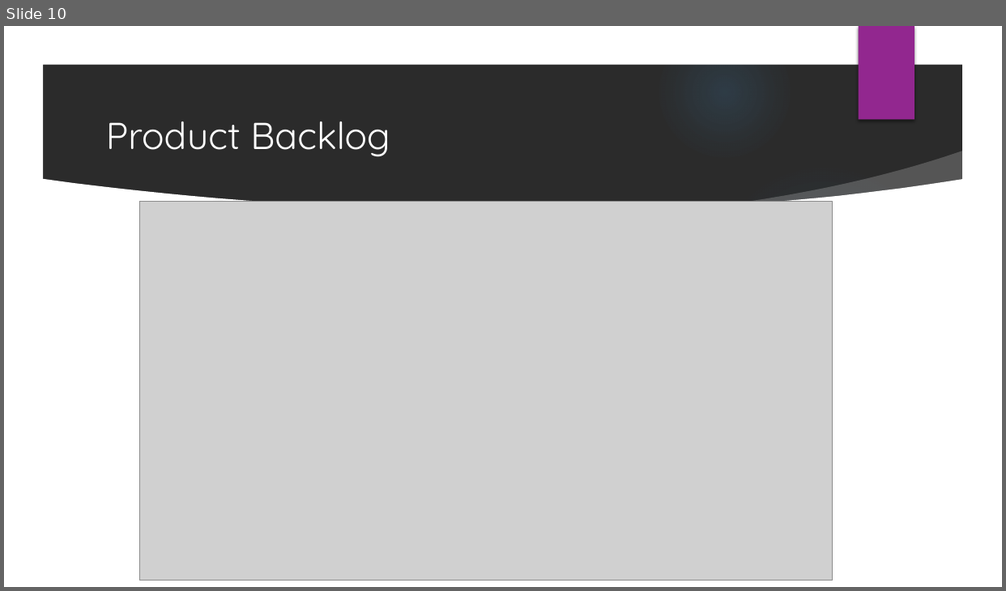
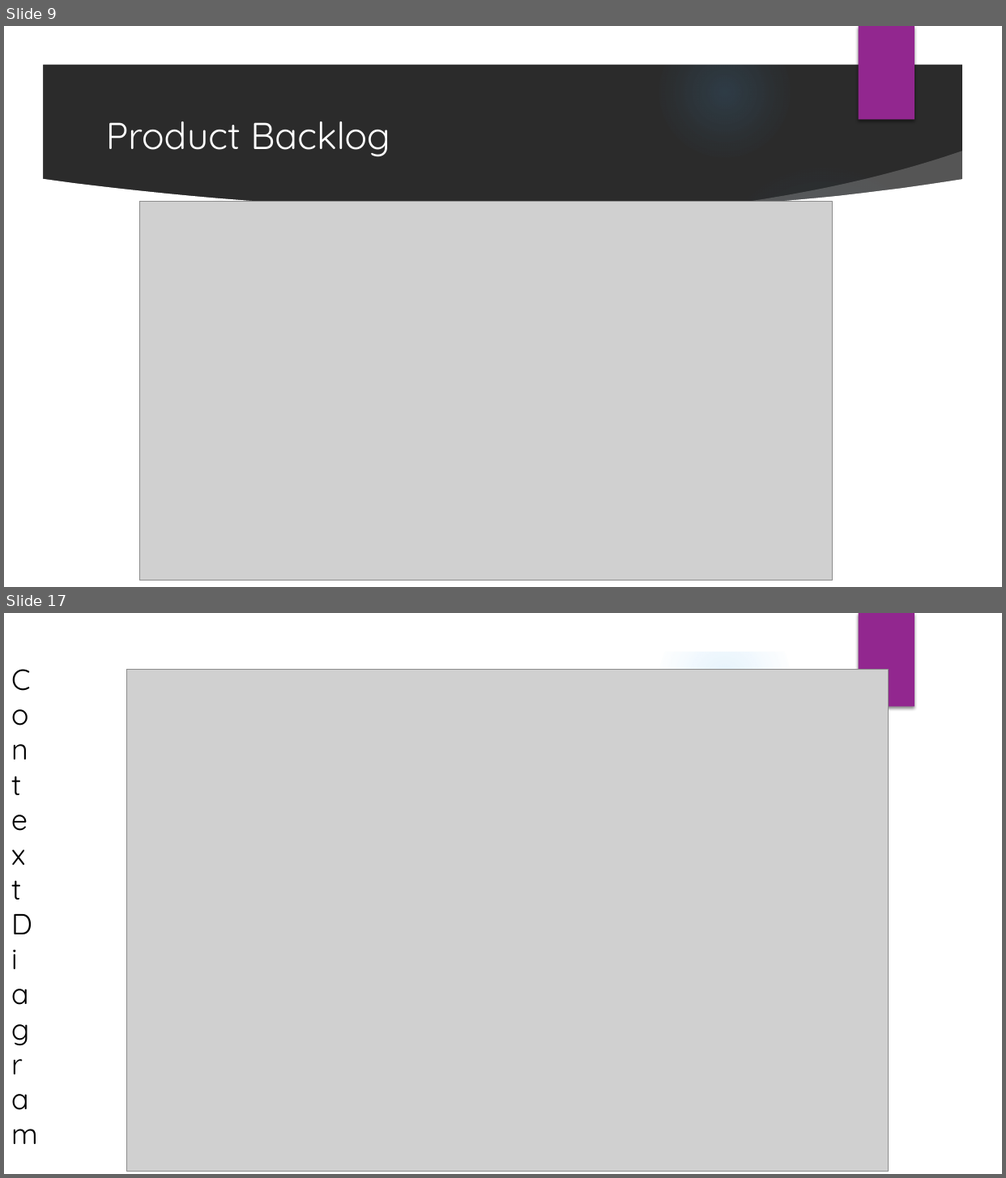
Before and after one commit to ernestosanchezmatos/OPEN_SOURCE, a slide deck: Documentacion/MyE_Demo.pptx. Shown one above the other, each under a label of ours: slide 10 before the commit, slides 9 and 17 after it; the slides between them are not shown. The pictures are 1006x591 and 1006x1178 pixels, drawn with LibreOffice and Linux fonts; fonts in the diff are those of the drawing; grey boxes stand for pictures; background and template pictures are left out; a plain dark background stands for a picture behind light text. Boxes give left, top, right and bottom in pixels: in the first picture for what was removed or moved away, otherwise in the second. Text is boxed around its words. In the diff, an @@ line names an element or a change of style, - is before the commit and + after.

```diff
--- a/Documentacion/MyE_Demo.pptx
+++ b/Documentacion/MyE_Demo.pptx
@@ slide 17 added at [4,613,1002,1174], background picture (left out); not listed: 9 template elements that a slide beside it also shows @@
@@ picture added at [127,670,889,1172] @@
@@ title added at [11,744,38,1144], 28 pt, text #000000 @@
+C
+o
+n
+t
+e
+x
+t
+D
+i
+a
+g
+r
+a
+m
@@ what was slide 10 is now slide 9 @@
```
Also in this commit, not shown: 4 slides changed, 15 other slides added, 4 slides removed.
